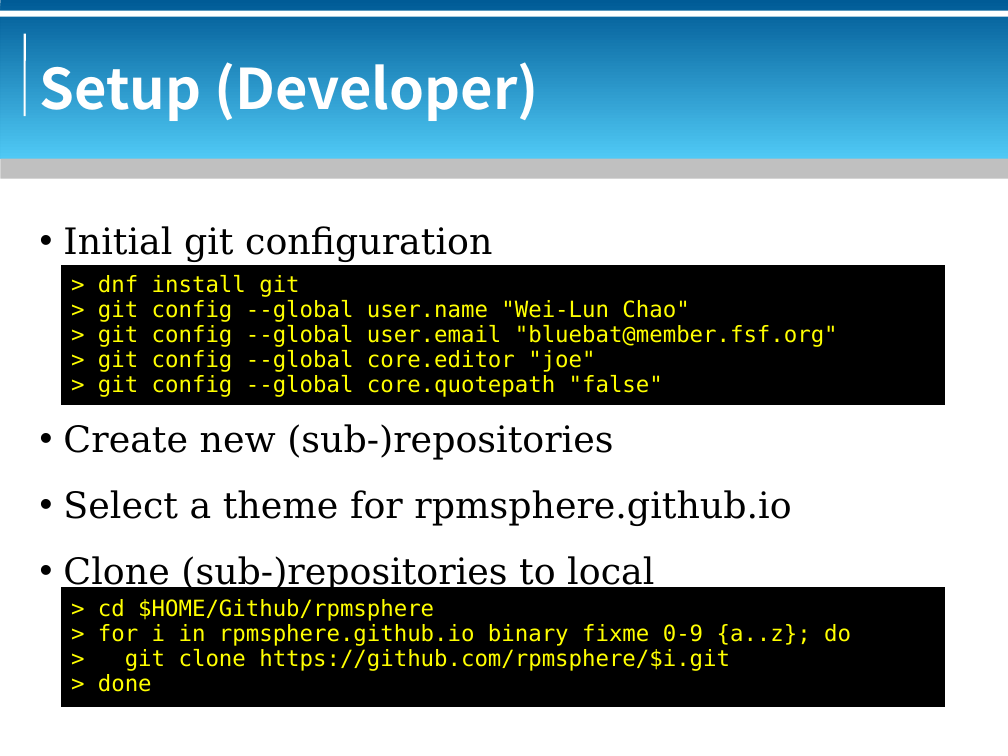
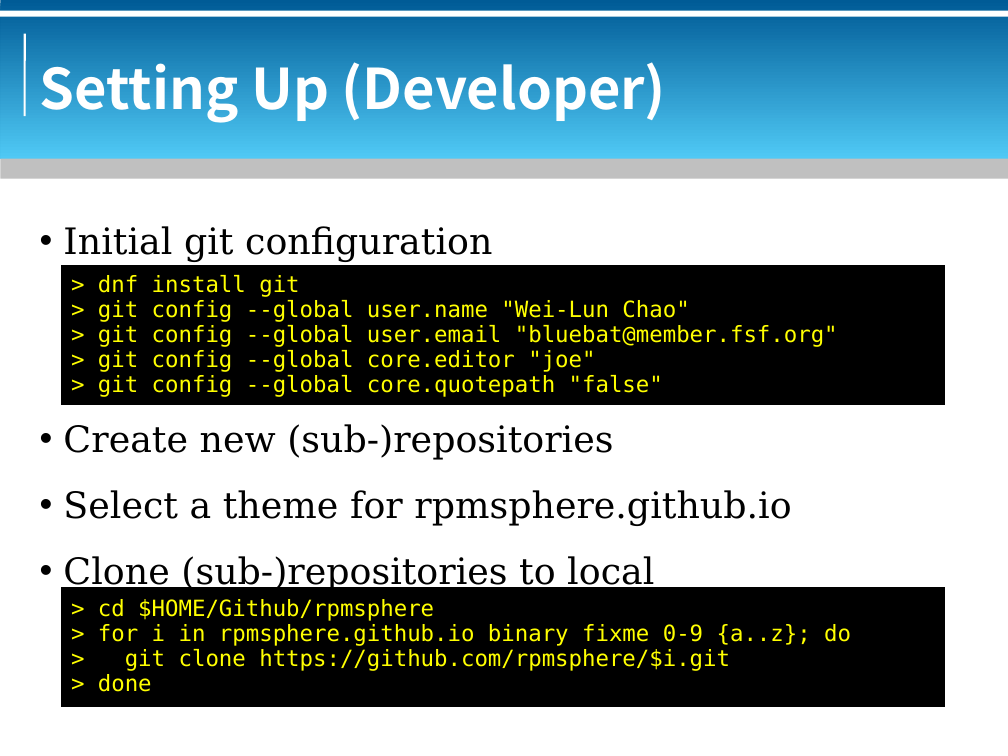
Before and after one commit to bluebat/.presentations, a slide deck: slide 4 of rpmsphere-repository.odp. Drawn at 1008x756 pixels with LibreOffice and Linux fonts; fonts in the diff are those of the drawing; background and template pictures are left out. Boxes give left, top, right and bottom in pixels: in the first picture for what was removed or moved away, otherwise in the second. Text is boxed around its words. In the diff, an @@ line names an element or a change of style, - is before the commit and + after.

```diff
--- a/rpmsphere-repository.odp
+++ b/rpmsphere-repository.odp
@@ title at (x1=40, y1=62, x2=666, y2=123): text changed @@
-Setup (Developer)
+Setting Up (Developer)
```
Also in this commit, not shown: 2 other slides changed, 1 slide added, 1 other file.
